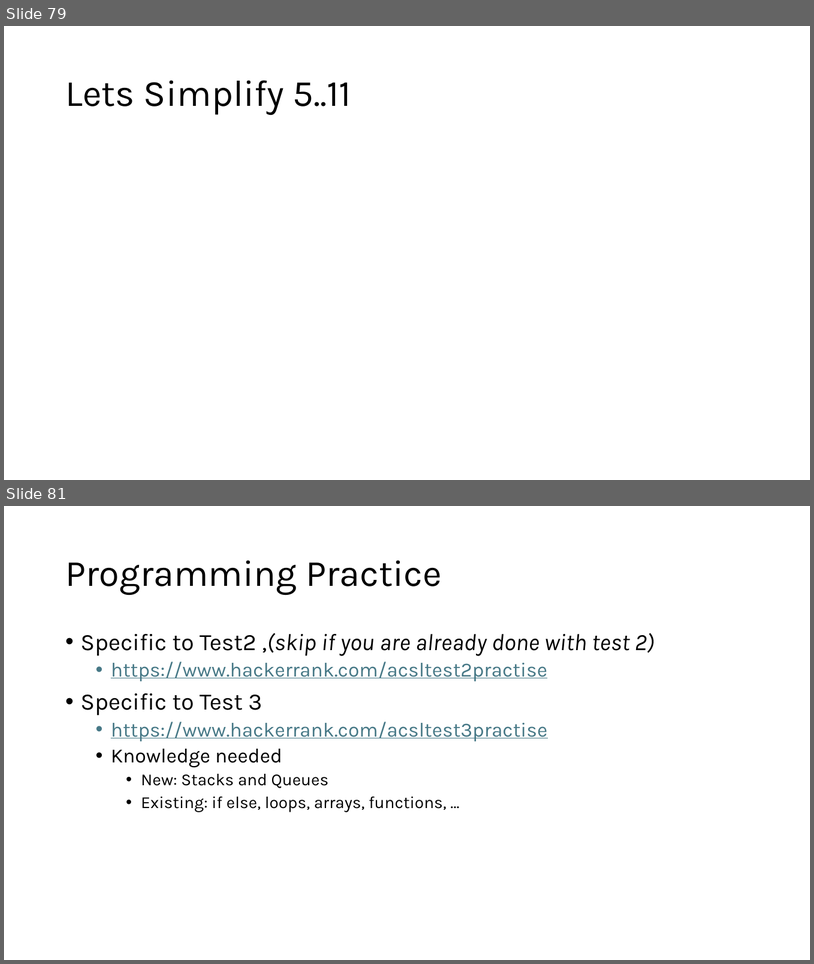
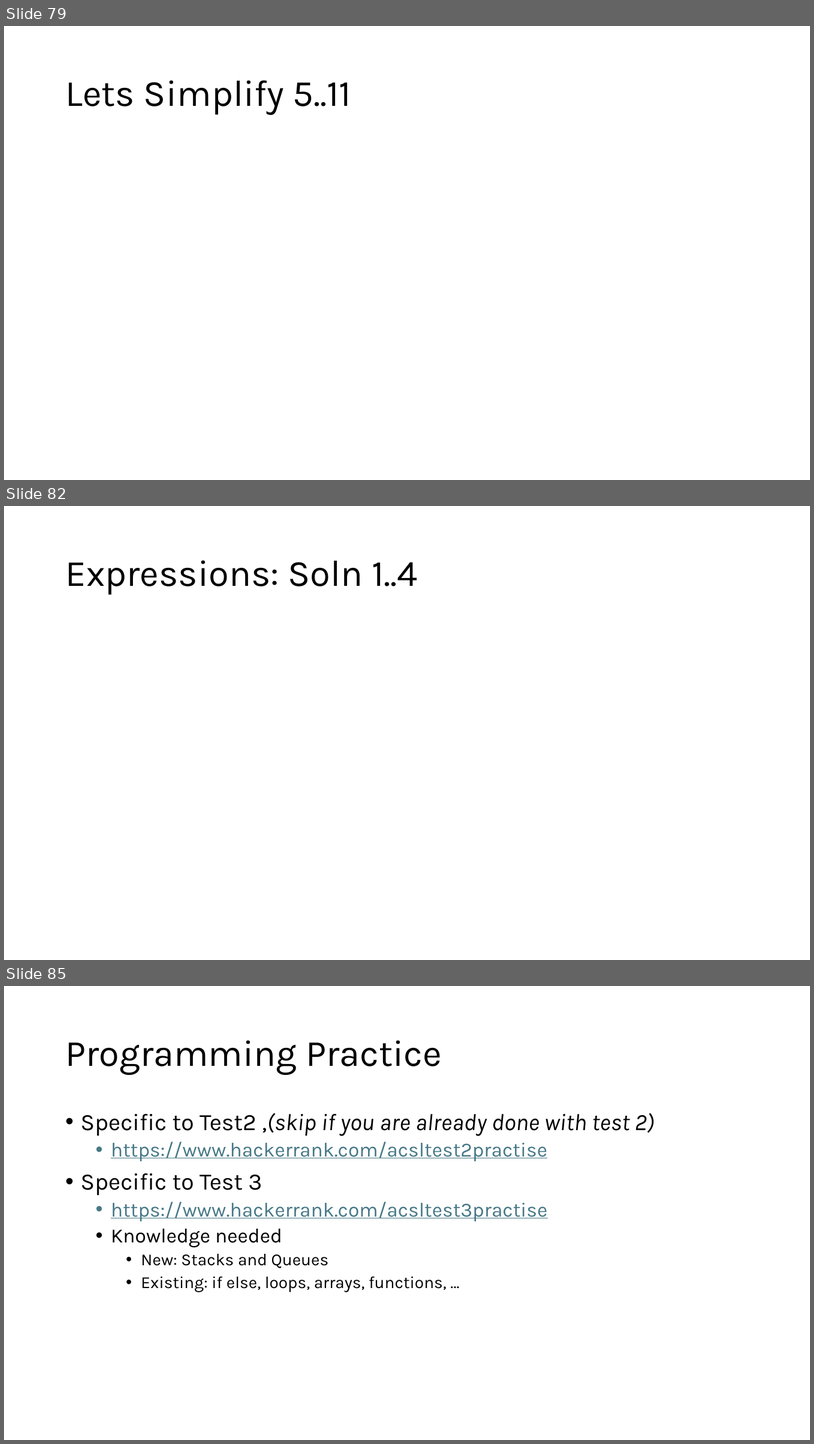
Before and after one commit to MoklaEducation/ems_winter_2025_acsl101, a slide deck: all/ExploringCSConceptsViaACSLCompetitions_all.pptx. Shown one above the other, each under a label of ours: slides 79 and 81 before the commit, slides 79, 82 and 85 after it; the slides between them are not shown. The pictures are 814x964 and 814x1444 pixels, drawn with LibreOffice and Linux fonts; fonts in the diff are those of the drawing; grey boxes stand for pictures. Boxes give left, top, right and bottom in pixels: in the first picture for what was removed or moved away, otherwise in the second. Text is boxed around its words. In the diff, an @@ line names an element or a change of style, - is before the commit and + after.

```diff
--- a/all/ExploringCSConceptsViaACSLCompetitions_all.pptx
+++ b/all/ExploringCSConceptsViaACSLCompetitions_all.pptx
@@ slide 82 added at (x1=4, y1=506, x2=810, y2=960), background #FFFFFF @@
@@ title added at (x1=65, y1=560, x2=418, y2=595), 44 pt, text #000000 @@
+Expressions: Soln 1..4
@@ what was slide 81 is now slide 85 @@
```
Also in this commit, not shown: 1 slide changed, 5 other slides added, 8 other files.
